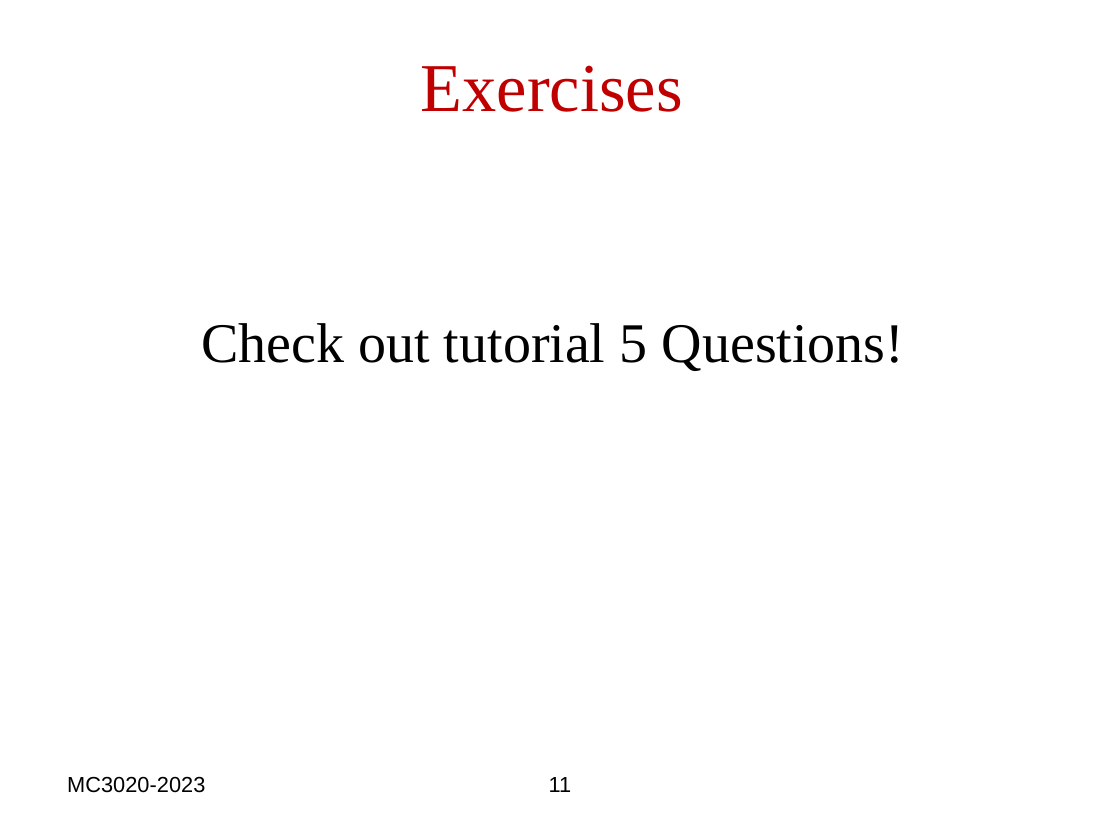
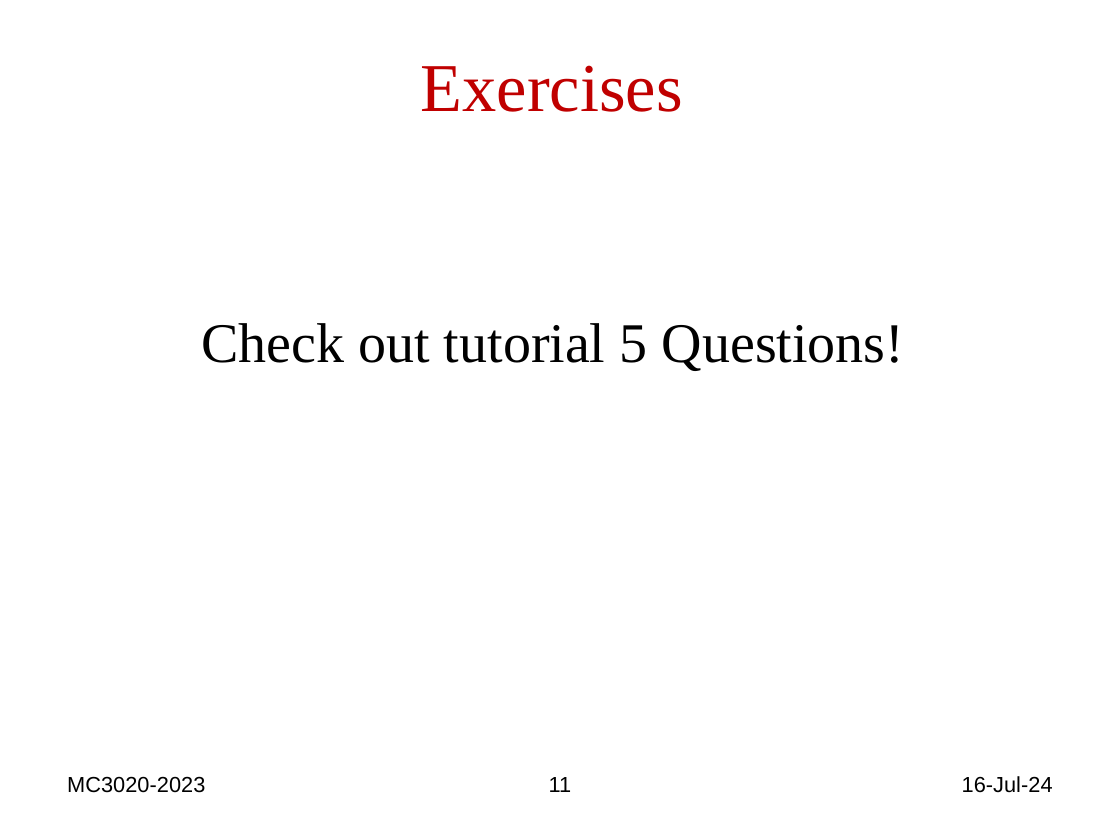
Before and after one commit to Mayooran1987/MC3020_E22, a slide deck: slide 11 of Lect_5.pptx. Drawn at 1120x840 pixels with LibreOffice and Linux fonts; fonts in the diff are those of the drawing; background and template pictures are left out. Boxes give left, top, right and bottom in pixels: in the first picture for what was removed or moved away, otherwise in the second. Text is boxed around its words. In the diff, an @@ line names an element or a change of style, - is before the commit and + after.

```diff
--- a/Lect_5.pptx
+++ b/Lect_5.pptx
@@ text added at bbox=[962, 776, 1053, 793], 14 pt, text #000000 @@
+16-Jul-24
```
Also in this commit, not shown: 64 other slides changed, 1 other file.
